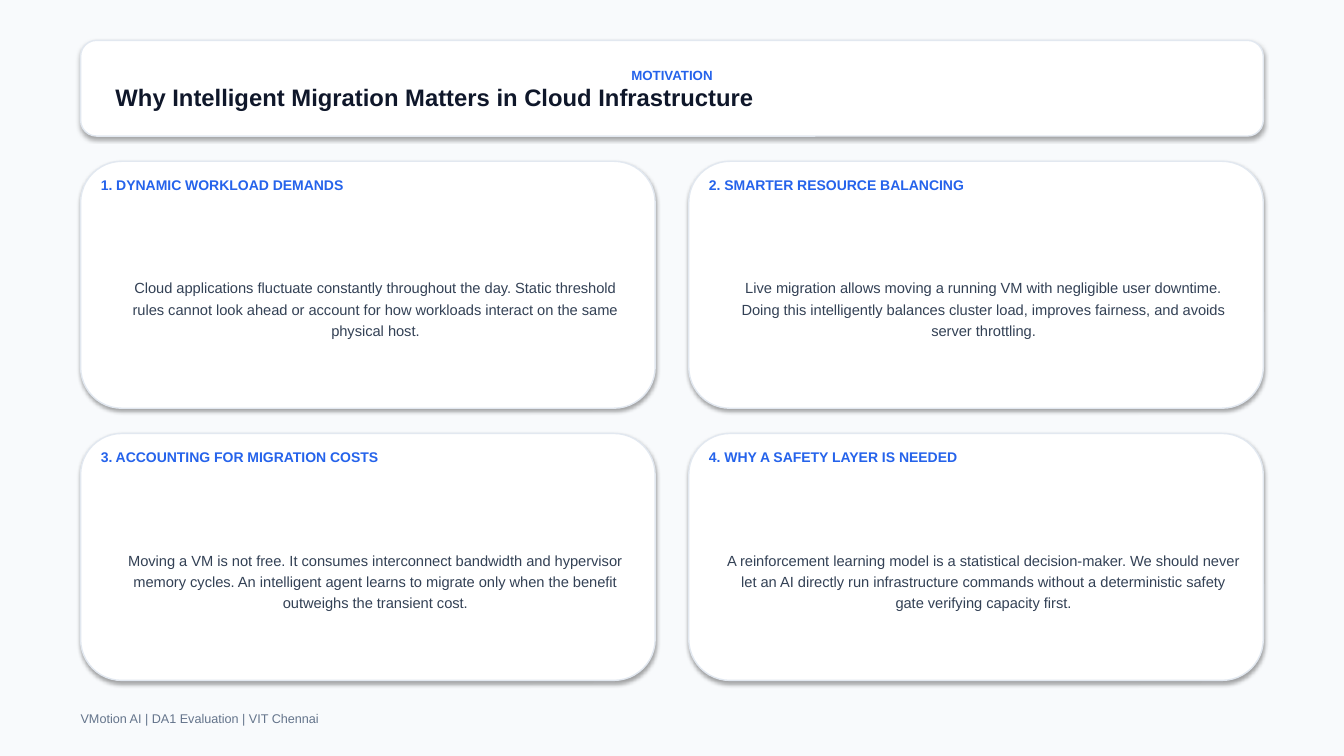
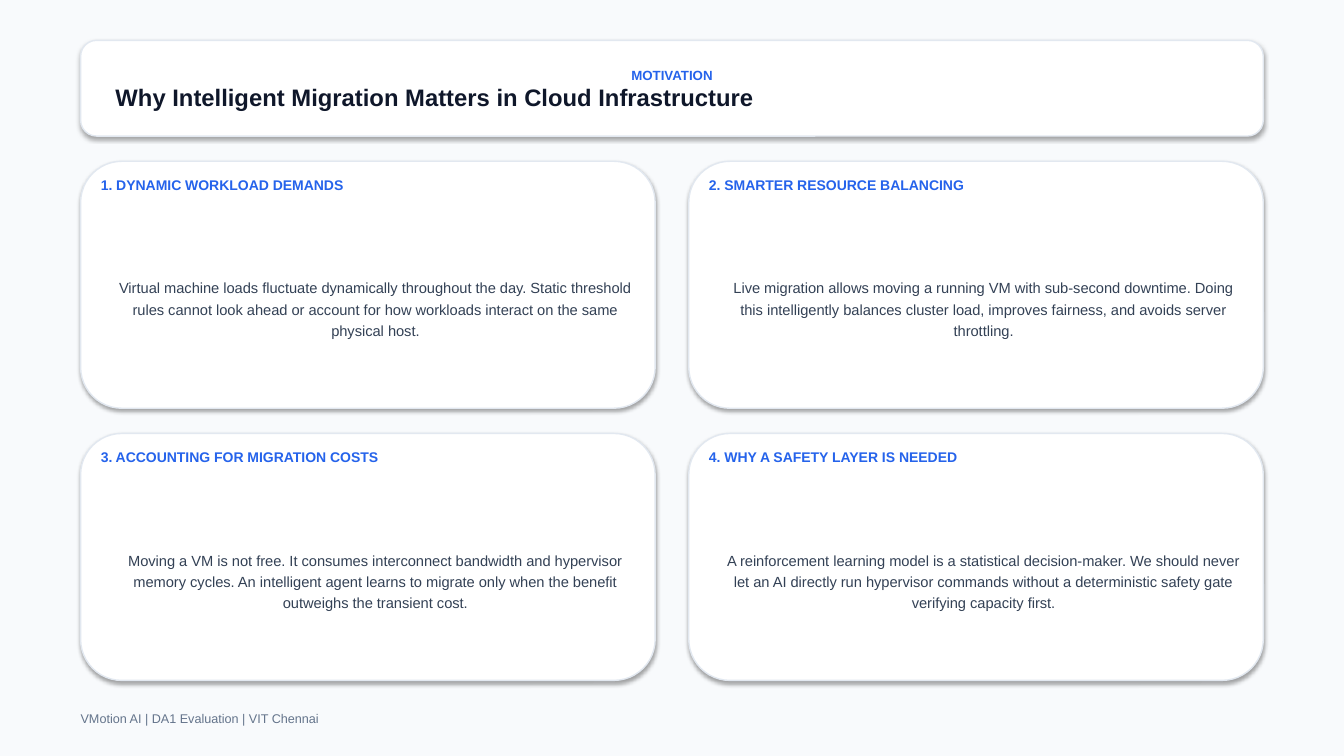
Before and after one commit to NithinSarvesh/vmotion-ai, a slide deck: slide 3 of VMotion_AI_DA1_Presentation_FINAL.pptx. Drawn at 1344x756 pixels with LibreOffice and Linux fonts; fonts in the diff are those of the drawing. Boxes give left, top, right and bottom in pixels: in the first picture for what was removed or moved away, otherwise in the second. Text is boxed around its words. In the diff, an @@ line names an element or a change of style, - is before the commit and + after.

Commit message:
feat: public cloud control plane with remote VirtualBox agents

```diff
--- a/VMotion_AI_DA1_Presentation_FINAL.pptx
+++ b/VMotion_AI_DA1_Presentation_FINAL.pptx
@@ text in rounded rectangle at [119, 282, 631, 339]: text changed @@
-Cloud applications fluctuate constantly throughout the day. Static threshold rules cannot look ahead or account for how workloads interact on the same physical host.
+Virtual machine loads fluctuate dynamically throughout the day. Static threshold rules cannot look ahead or account for how workloads interact on the same physical host.
@@ text in rounded rectangle at [733, 282, 1233, 339]: text changed @@
-Live migration allows moving a running VM with negligible user downtime. Doing this intelligently balances cluster load, improves fairness, and avoids server throttling.
+Live migration allows moving a running VM with sub-second downtime. Doing this intelligently balances cluster load, improves fairness, and avoids server throttling.
@@ text in rounded rectangle at [727, 555, 1240, 611]: text changed @@
-A reinforcement learning model is a statistical decision-maker. We should never let an AI directly run infrastructure commands without a deterministic safety gate verifying capacity first.
+A reinforcement learning model is a statistical decision-maker. We should never let an AI directly run hypervisor commands without a deterministic safety gate verifying capacity first.
```
Also in this commit, not shown: 15 other slides changed, 34 other files.
